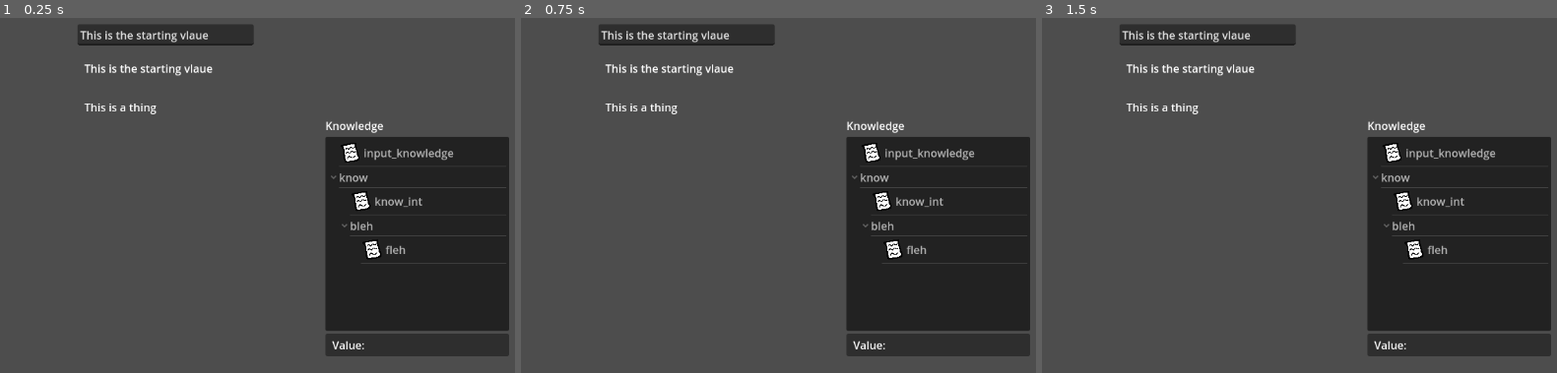
Above: before the commit, frames 1-3 (left to right).
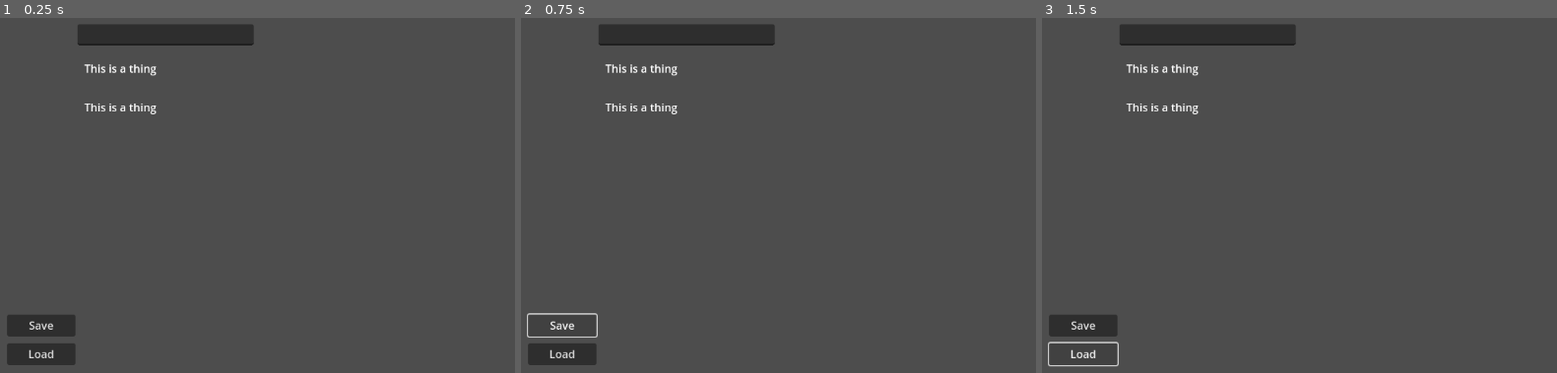
Above: after the commit, the same moments.

Repository: Iseeicy/ne5-knowledge-test
Game: Godot game, scene res://main.tscn
Same seed, same stepped clock (60 frames per second), same inputs: the game is played once before the commit and once after it.
Inputs (mouse positions are in pixels of both pictures, inside the frame that each line leads up to):
- Up to frame 1 (0.25 s): no input
- Up to frame 2 (0.75 s): click (562, 326) at 0.5 s, where only the run after the commit has a clickable "Save"
- Up to frame 3 (1.5 s): click (1083, 355) at 1.25 s, where only the run after the commit has a clickable "Load"

The runs differ from the first frame. In frame 1, 23% of the frame differs, in the area x 1-99%, y 3-98%; in frame 2, 23%; in frame 3, 23%.
Error after the commit: Parse Error: Could not find type "KnowledgeString" in the current scope. (res://examples_scripts/string_knowlege_label.gd:3)

Commit message:
Moved progress over to ne5 repo

Diff:
--- /dev/null
+++ b/examples_scripts/load_button.gd
@@ -0,0 +1,4 @@
+extends Button
+
+func _on_pressed():
+	KnowledgeDB.load_state("user://save_state.bin")
--- /dev/null
+++ b/examples_scripts/save_button.gd
@@ -0,0 +1,4 @@
+extends Button
+
+func _on_pressed():
+	KnowledgeDB.save_state("user://save_state.bin")
--- a/examples_scripts/string_knowledge_line_edit.gd
+++ b/examples_scripts/string_knowledge_line_edit.gd
@@ -3,7 +3,11 @@
 @export var knowledge: KnowledgeString
 
 func _ready():
-	text = knowledge.value
+	knowledge.connect_updated_value(_on_knowledge_updated.bind())
+	text = knowledge.get_value()
 
 func _on_text_changed(new_text):
 	knowledge.set_value(new_text)
+
+func _on_knowledge_updated(new_value):
+	text = new_value
--- a/examples_scripts/string_knowlege_label.gd
+++ b/examples_scripts/string_knowlege_label.gd
@@ -3,7 +3,7 @@
 @export var knowledge: KnowledgeString
 
 func _ready():
-	knowledge.value_changed.connect(_on_knowledge_changed.bind())
+	knowledge.connect_updated_value(_on_knowledge_changed.bind())
 	_on_knowledge_changed(knowledge.get_value())
 
 func _on_knowledge_changed(new_value):
--- a/input_knowledge.tres
+++ b/input_knowledge.tres
@@ -1,7 +1,7 @@
 [gd_resource type="Resource" script_class="KnowledgeString" load_steps=2 format=3 uid="uid://bi6gyk6mwhoea"]
 
-[ext_resource type="Script" path="res://scripts/knowledge_string.gd" id="1_c2ntj"]
+[ext_resource type="Script" path="res://addons/netengine5/net.bobbo.knowledge/knowledge_resources/knowledge_string.gd" id="1_c2ntj"]
 
 [resource]
 script = ExtResource("1_c2ntj")
-value = "This is the starting vlaue"
+default_value = "Huh!"
--- a/know/bleh/fleh.tres
+++ b/know/bleh/fleh.tres
@@ -1,6 +1,6 @@
 [gd_resource type="Resource" script_class="KnowledgeFloat" load_steps=2 format=3 uid="uid://hicdncsvl63q"]
 
-[ext_resource type="Script" path="res://scripts/knowledge_float.gd" id="1_6g6ls"]
+[ext_resource type="Script" path="res://addons/netengine5/net.bobbo.knowledge/knowledge_resources/knowledge_float.gd" id="1_6g6ls"]
 
 [resource]
 script = ExtResource("1_6g6ls")
--- a/know/know_int.tres
+++ b/know/know_int.tres
@@ -1,7 +1,7 @@
 [gd_resource type="Resource" script_class="KnowledgeInteger" load_steps=2 format=3 uid="uid://bhb0p82dbsry5"]
 
-[ext_resource type="Script" path="res://scripts/knowledge_int.gd" id="1_cfjex"]
+[ext_resource type="Script" path="res://addons/netengine5/net.bobbo.knowledge/knowledge_resources/knowledge_int.gd" id="1_cfjex"]
 
 [resource]
 script = ExtResource("1_cfjex")
-value = 0
+value = 3
--- a/knowledge_agent.gd
+++ /dev/null
@@ -1,27 +0,0 @@
-extends Node
-class_name KnowledgeAgent
-
-#
-#	Exports
-#
-
-## Called when the value of this knowledge is changed
-signal value_changed(new_value)
-
-## The knowledge to represent
-@export var knowledge: Knowledge
-
-#
-#	Godot Functions
-#
-
-func _ready() -> void:
-	knowledge.value_changed.connect(_on_knowledge_value_changed.bind())
-	_on_knowledge_value_changed(knowledge.get_value())
-
-#
-#	Signals
-#
-
-func _on_knowledge_value_changed(new_value) -> void:
-	value_changed.emit(new_value)
--- a/knowledge_database.gd
+++ /dev/null
@@ -1,60 +0,0 @@
-extends Node
-
-#
-#	Exports
-#
-
-signal updated()
-signal knowledge_registered(knowledge: Knowledge)
-signal knowledge_unregistered(knowledge: Knowledge)
-
-#
-#	Variables
-#
-
-var _all_knowledge: Dictionary = {}
-
-#
-#	Public Functions
-#
-
-func register_knowledge(know: Knowledge) -> void:
-	if know.resource_path in _all_knowledge:
-		unregister_knowledge(know)
-
-	_all_knowledge[know.resource_path] = know
-	knowledge_registered.emit(know)
-	updated.emit()
-
-func unregister_knowledge(know: Knowledge) -> bool:
-	var did_unregister = _all_knowledge.erase(know.resource_path)
-	if did_unregister:
-		knowledge_unregistered.emit(know)
-		updated.emit()
-
-	return did_unregister
-
-func get_all() -> Dictionary:
-	return _all_knowledge
-
-func save_state() -> void:
-	var save_file = FileAccess.open("user://save_state.bin", FileAccess.WRITE)
-
-	for key in _all_knowledge:
-		save_file.store_var(key)					# Store dict key
-		save_file.store_var(_all_knowledge[key])	# Store dict val
-
-
-func load_state() -> void:
-	if not FileAccess.file_exists("user://save_state.bin"):
-		return # Error! We don't have a save to load.
-
-	var new_all_knowledge: Dictionary = {}
-	var save_file = FileAccess.open("user://save_state.bin", FileAccess.READ)
-
-	while save_file.get_position() < save_file.get_length():
-		var found_key = save_file.get_var()
-		var found_val = save_file.get_var()
-		new_all_knowledge[found_key] = found_val
-
-	_all_knowledge = new_all_knowledge
--- a/knowledge_dock.gd
+++ /dev/null
@@ -1,11 +0,0 @@
-extends Control
-
-
-# Called when the node enters the scene tree for the first time.
-func _ready():
-	pass # Replace with function body.
-
-
-# Called every frame. 'delta' is the elapsed time since the previous frame.
-func _process(delta):
-	pass
--- a/knowledge_dock_tree.gd
+++ /dev/null
@@ -1,62 +0,0 @@
-extends Tree
-
-func _enter_tree():
-	KnowledgeDB.updated.connect(_on_knowledge_db_updated.bind())
-
-func _exit_tree():
-	KnowledgeDB.updated.disconnect(_on_knowledge_db_updated.bind())
-
-func update_tree():
-	clear()
-	var tree_root = create_item()
-	tree_root.set_text(0, "All Knowledge")
-
-	var all_knowledge = KnowledgeDB.get_all()
-	print(all_knowledge.size())
-
-	var tree_info: Dictionary = {}
-	for know in all_knowledge.values():
-		_create_tree_branch(
-			tree_root,
-			tree_info,
-			_remove_protocol_from_path(know.resource_path).split("/"),
-			know
-		)
-
-func _on_knowledge_db_updated():
-	update_tree()
-
-func _remove_protocol_from_path(path: String) -> String:
-	var index = path.find("://")
-	if index < 0:
-		return path
-
-	return path.substr(index + 3)
-
-func _create_tree_branch(parent_node: TreeItem, info: Dictionary, split_path: Array[String], knowledge: Knowledge) -> void:
-	for x in range(1, split_path.size() + 1):
-		var split_slice = split_path.slice(0, x)
-		var path = "/".join(split_slice)
-
-		# If a node already exists for this part of the subpath,
-		# MOVE ON
-		if path in info:
-			parent_node = info[path]
-			continue
-
-		var new_node = create_item(parent_node)
-		new_node.set_metadata(0, knowledge)
-		info[path] = new_node
-
-		var end_of_path = split_slice[-1]
-
-		if '.' in end_of_path:
-			end_of_path = end_of_path.split('.')[0]
-			new_node.set_selectable(0, true)
-			new_node.set_icon(0, preload("res://knowledge_icon.png"))
-			new_node.set_icon_max_width(0, 32)
-		else:
-			new_node.set_selectable(0, false)
-
-		new_node.set_text(0, end_of_path)
-		parent_node = new_node
--- a/main.tscn
+++ b/main.tscn
@@ -1,14 +1,15 @@
-[gd_scene load_steps=10 format=3 uid="uid://bu124frj7140s"]
+[gd_scene load_steps=11 format=3 uid="uid://bu124frj7140s"]
 
 [ext_resource type="Script" path="res://examples_scripts/string_knowlege_label.gd" id="1_arimv"]
 [ext_resource type="Resource" uid="uid://bi6gyk6mwhoea" path="res://input_knowledge.tres" id="2_n0yt8"]
-[ext_resource type="Script" path="res://knowledge_agent.gd" id="3_almak"]
 [ext_resource type="Script" path="res://examples_scripts/string_knowledge_line_edit.gd" id="3_aoerv"]
+[ext_resource type="Script" path="res://addons/netengine5/net.bobbo.knowledge/knowledge_agent.gd" id="3_c6h0d"]
 [ext_resource type="Resource" uid="uid://bhb0p82dbsry5" path="res://know/know_int.tres" id="4_rs52k"]
-[ext_resource type="Script" path="res://knowledge_dock.gd" id="4_sx6pj"]
 [ext_resource type="Resource" uid="uid://hicdncsvl63q" path="res://know/bleh/fleh.tres" id="5_4fnec"]
-[ext_resource type="Script" path="res://knowledge_dock_tree.gd" id="5_43fr7"]
-[ext_resource type="Script" path="res://scripts/knowledge_dock_label_value.gd" id="9_rqrge"]
+[ext_resource type="PackedScene" uid="uid://cy4bv350o580n" path="res://addons/netengine5/net.bobbo.knowledge/knowledge_dock/knowledge_dock.tscn" id="7_tmg6d"]
+[ext_resource type="Script" path="res://scripts/knowledge_int_slider.gd" id="8_ypwgn"]
+[ext_resource type="Script" path="res://examples_scripts/save_button.gd" id="9_6y02u"]
+[ext_resource type="Script" path="res://examples_scripts/load_button.gd" id="10_ejpl3"]
 
 [node name="Control" type="Control"]
 layout_mode = 3
@@ -37,11 +38,11 @@
 text = "This is a thing"
 
 [node name="KnowledgeAgent" type="Node" parent="StringKnowledgeDisplay2"]
-script = ExtResource("3_almak")
+script = ExtResource("3_c6h0d")
 knowledge = ExtResource("4_rs52k")
 
 [node name="KnowledgeAgent2" type="Node" parent="StringKnowledgeDisplay2"]
-script = ExtResource("3_almak")
+script = ExtResource("3_c6h0d")
 knowledge = ExtResource("5_4fnec")
 
 [node name="StringKnowledgeLineEdit" type="LineEdit" parent="."]
@@ -53,64 +54,50 @@
 script = ExtResource("3_aoerv")
 knowledge = ExtResource("2_n0yt8")
 
-[node name="KnowledgeDock" type="Control" parent="."]
-anchors_preset = 0
-offset_left = 488.0
-offset_top = 256.0
-offset_right = 757.0
-offset_bottom = 606.0
-script = ExtResource("4_sx6pj")
+[node name="KnowledgeDock" parent="." instance=ExtResource("7_tmg6d")]
 
-[node name="VBoxContainer" type="VBoxContainer" parent="KnowledgeDock"]
+[node name="HSlider" type="HSlider" parent="."]
+layout_mode = 0
+offset_left = 567.0
+offset_top = 83.0
+offset_right = 968.0
+offset_bottom = 112.0
+max_value = 5.0
+scrollable = false
+script = ExtResource("8_ypwgn")
+
+[node name="KnowledgeAgent" type="Node" parent="HSlider"]
+script = ExtResource("3_c6h0d")
+knowledge = ExtResource("4_rs52k")
+
+[node name="SaveButton" type="Button" parent="."]
 layout_mode = 1
-anchors_preset = 15
-anchor_right = 1.0
+anchors_preset = 2
+anchor_top = 1.0
 anchor_bottom = 1.0
-grow_horizontal = 2
-grow_vertical = 2
+offset_left = 22.0
+offset_top = -103.0
+offset_right = 122.0
+offset_bottom = -71.0
+grow_vertical = 0
+text = "Save"
+script = ExtResource("9_6y02u")
 
-[node name="HeaderBar" type="HBoxContainer" parent="KnowledgeDock/VBoxContainer"]
-custom_minimum_size = Vector2(0, 24)
-layout_mode = 2
-
-[node name="Label" type="Label" parent="KnowledgeDock/VBoxContainer/HeaderBar"]
-layout_mode = 2
-text = "Knowledge"
-
-[node name="Contents" type="PanelContainer" parent="KnowledgeDock/VBoxContainer"]
-layout_mode = 2
-size_flags_vertical = 3
-
-[node name="KnowledgeDockTree" type="Tree" parent="KnowledgeDock/VBoxContainer/Contents"]
-layout_mode = 2
-hide_root = true
-script = ExtResource("5_43fr7")
-
-[node name="PanelContainer" type="PanelContainer" parent="KnowledgeDock/VBoxContainer"]
-layout_mode = 2
-
-[node name="MarginContainer" type="MarginContainer" parent="KnowledgeDock/VBoxContainer/PanelContainer"]
-layout_mode = 2
-theme_override_constants/margin_left = 10
-theme_override_constants/margin_top = 5
-theme_override_constants/margin_right = 10
-theme_override_constants/margin_bottom = 5
-
-[node name="HBoxContainer" type="HBoxContainer" parent="KnowledgeDock/VBoxContainer/PanelContainer/MarginContainer"]
-layout_mode = 2
-
-[node name="Label" type="Label" parent="KnowledgeDock/VBoxContainer/PanelContainer/MarginContainer/HBoxContainer"]
-layout_mode = 2
-size_flags_vertical = 1
-text = "Value:"
-
-[node name="Value" type="Label" parent="KnowledgeDock/VBoxContainer/PanelContainer/MarginContainer/HBoxContainer" node_paths=PackedStringArray("tree")]
-layout_mode = 2
-size_flags_horizontal = 3
-size_flags_vertical = 1
-autowrap_mode = 3
-script = ExtResource("9_rqrge")
-tree = NodePath("../../../../Contents/KnowledgeDockTree")
+[node name="LoadButton" type="Button" parent="."]
+layout_mode = 1
+anchors_preset = 2
+anchor_top = 1.0
+anchor_bottom = 1.0
+offset_left = 22.0
+offset_top = -61.0
+offset_right = 122.0
+offset_bottom = -29.0
+grow_vertical = 0
+text = "Load"
+script = ExtResource("10_ejpl3")
 
 [connection signal="text_changed" from="StringKnowledgeLineEdit" to="StringKnowledgeLineEdit" method="_on_text_changed"]
-[connection signal="item_selected" from="KnowledgeDock/VBoxContainer/Contents/KnowledgeDockTree" to="KnowledgeDock/VBoxContainer/PanelContainer/MarginContainer/HBoxContainer/Value" method="_on_knowledge_dock_tree_item_selected"]
+[connection signal="value_changed" from="HSlider" to="HSlider/KnowledgeAgent" method="set_value"]
+[connection signal="value_changed" from="HSlider/KnowledgeAgent" to="HSlider" method="set_value"]
+[connection signal="pressed" from="SaveButton" to="SaveButton" method="_on_pressed"]
+[connection signal="pressed" from="LoadButton" to="LoadButton" method="_on_pressed"]
--- a/project.godot
+++ b/project.godot
@@ -17,8 +17,12 @@
 
 [autoload]
 
-KnowledgeDB="*res://knowledge_database.gd"
+KnowledgeDB="*res://addons/netengine5/net.bobbo.knowledge/knowledge_database.gd"
 
 [dotnet]
 
 project/assembly_name="ne5-knowledge-test"
+
+[editor_plugins]
+
+enabled=PackedStringArray("res://addons/netengine5/net.bobbo.knowledge/plugin.cfg")
--- a/scripts/knowledge.gd
+++ /dev/null
@@ -1,45 +0,0 @@
-extends Resource
-class_name Knowledge
-
-#
-#	Exports
-#
-
-signal value_changed(new_value)
-
-#
-#	Variables
-#
-
-var __internal_value
-var _value:
-	get:
-		return __internal_value
-	set(new_value):
-		__internal_value = new_value
-		value_changed.emit(new_value)
-
-#
-#	Godot Functions
-#
-
-func _init():
-	call_deferred("_setup")
-
-#
-#	Public Functions
-#
-
-func get_value():
-	return _value
-
-func set_value(new_value):
-	_value = new_value
-
-#
-#	Private Functions
-#
-
-func _setup():
-	print("Yo! ", resource_path)
-	KnowledgeDB.register_knowledge(self)
--- a/scripts/knowledge_bool.gd
+++ /dev/null
@@ -1,23 +0,0 @@
-extends Knowledge
-class_name KnowledgeBool
-
-#
-#	Exports
-#
-
-## The value of this knowledge, as a bool
-@export var value: bool:
-	get:
-		return _value
-	set(new_value):
-		_value = new_value
-
-#
-#	Public Functions
-#
-
-func get_value() -> bool:
-	return value
-
-func set_value(new_value: bool) -> void:
-	value = new_value
--- a/scripts/knowledge_dock_label_value.gd
+++ /dev/null
@@ -1,13 +0,0 @@
-extends Label
-
-@export var tree: Tree
-var _current_knowledge: Knowledge = null
-
-func _on_knowledge_dock_tree_item_selected():
-	_current_knowledge = tree.get_selected().get_metadata(0) as Knowledge
-
-func _process(delta):
-	if _current_knowledge == null:
-		return
-
-	text = str(_current_knowledge.get_value())
--- a/scripts/knowledge_float.gd
+++ /dev/null
@@ -1,23 +0,0 @@
-extends Knowledge
-class_name KnowledgeFloat
-
-#
-#	Exports
-#
-
-## The value of this knowledge, as a float
-@export var value: float:
-	get:
-		return _value
-	set(new_value):
-		_value = new_value
-
-#
-#	Public Functions
-#
-
-func get_value() -> float:
-	return value
-
-func set_value(new_value: float) -> void:
-	value = new_value
--- a/scripts/knowledge_int.gd
+++ /dev/null
@@ -1,26 +0,0 @@
-extends Knowledge
-class_name KnowledgeInteger
-
-#
-#	Exports
-#
-
-## The value of this knowledge, as an integer
-@export var value: int:
-	get:
-		if _value == null:
-			return 0
-		else:
-			return _value
-	set(new_value):
-		_value = new_value
-
-#
-#	Public Functions
-#
-
-func get_value() -> int:
-	return value
-
-func set_value(new_value: int) -> void:
-	value = new_value
--- /dev/null
+++ b/scripts/knowledge_int_slider.gd
@@ -0,0 +1,4 @@
+extends HSlider
+
+func _on_knowledge_changed(new_value):
+	value = new_value
--- a/scripts/knowledge_string.gd
+++ /dev/null
@@ -1,26 +0,0 @@
-extends Knowledge
-class_name KnowledgeString
-
-#
-#	Exports
-#
-
-## The value of this knowledge, as a String
-@export var value: String:
-	get:
-		if _value == null:
-			return ""
-		else:
-			return _value
-	set(new_value):
-		_value = new_value
-
-#
-#	Public Functions
-#
-
-func get_value() -> String:
-	return value
-
-func set_value(new_value: String) -> void:
-	value = new_value
Binary file removed: knowledge_icon.png
Not shown, removed: knowledge_icon.png.import
